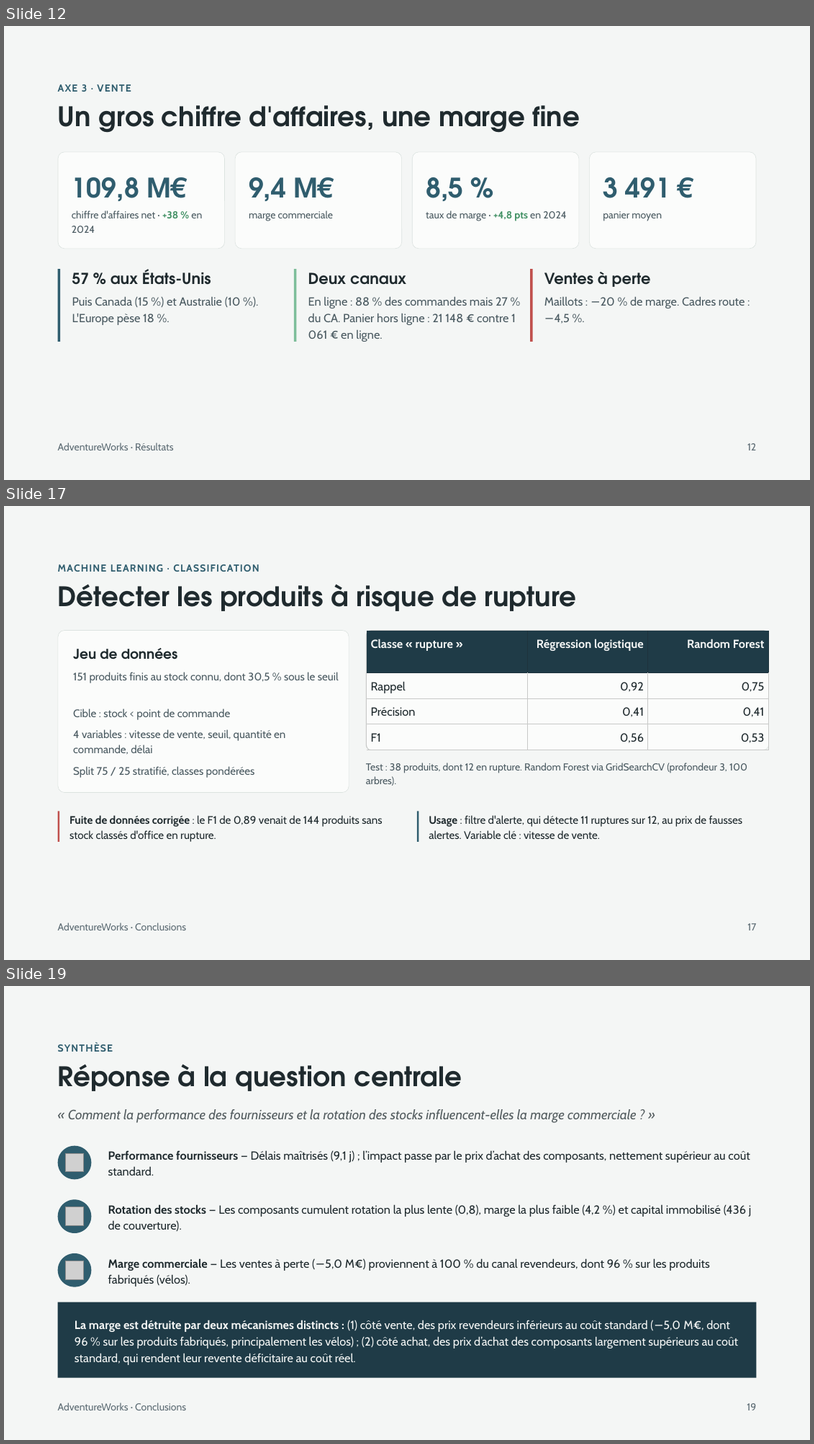
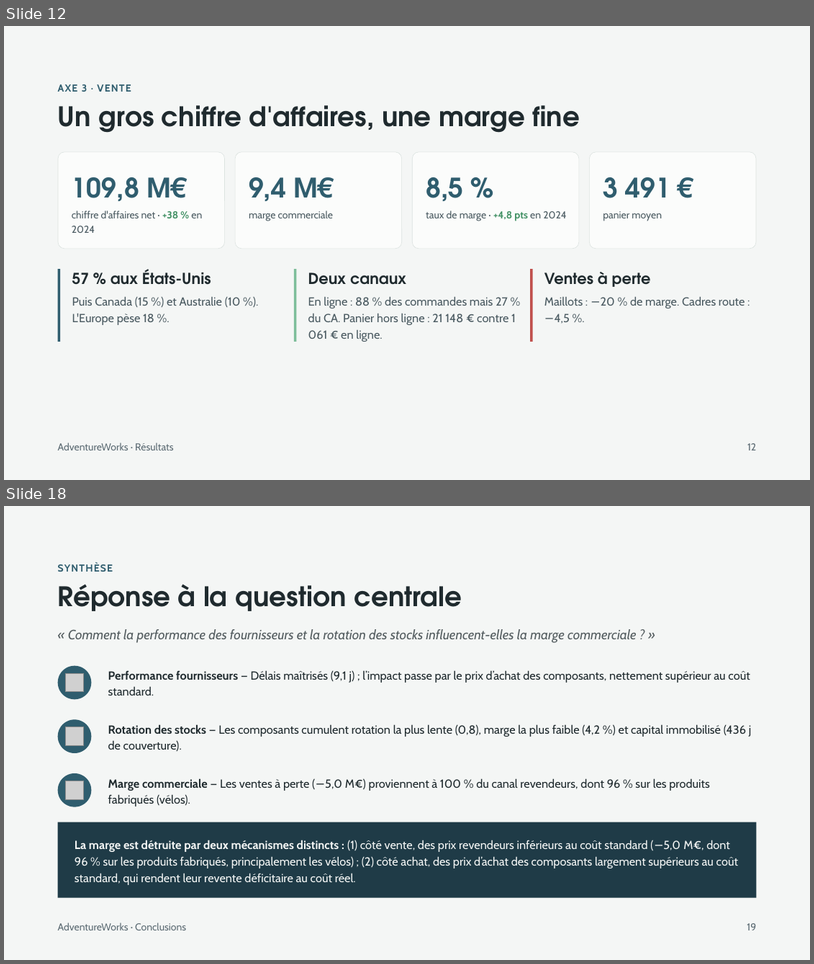
Before and after one commit to XiaoqingGdc/adventureworks-supply-chain-analysis, a slide deck: presentation/AdventureWorks_Soutenance.pptx. Shown one above the other, each under a label of ours: slides 12, 17 and 19 before the commit, slides 12 and 18 after it; the slides between them are not shown. The pictures are 814x1444 and 814x964 pixels, drawn with LibreOffice and Linux fonts; fonts in the diff are those of the drawing; grey boxes stand for pictures. Boxes give left, top, right and bottom in pixels: in the first picture for what was removed or moved away, otherwise in the second. Text is boxed around its words. In the diff, an @@ line names an element or a change of style, - is before the commit and + after.

```diff
--- a/presentation/AdventureWorks_Soutenance.pptx
+++ b/presentation/AdventureWorks_Soutenance.pptx
@@ slide 17 removed at (4, 506, 810, 960), background #F4F6F5 @@
@@ text removed at (58, 564, 259, 572) @@
-MACHINE LEARNING · CLASSIFICATION
@@ title removed at (58, 584, 576, 611) @@
-Détecter les produits à risque de rupture
@@ rounded rectangle removed at (58, 630, 349, 792) @@
@@ rounded rectangle removed at (366, 630, 770, 750) @@
@@ freeform shape removed at (366, 630, 770, 750) @@
@@ freeform shape removed at (366, 630, 770, 750) @@
@@ table removed at (367, 631, 769, 749), 4 rows, 3 columns @@
-Classe « rupture » | Régression logistique | Random Forest
-Rappel | 0,92 | 0,75
-Précision | 0,41 | 0,41
-F1 | 0,56 | 0,53
@@ text removed at (73, 648, 178, 659) @@
-Jeu de données
@@ text removed at (73, 672, 339, 683) @@
-151 produits finis au stock connu, dont 30,5 % sous le seuil
@@ text removed at (73, 708, 231, 720) @@
-Cible : stock < point de commande
@@ text removed at (73, 729, 286, 754) @@
-4 variables : vitesse de vente, seuil, quantité en commande, délai
@@ text removed at (366, 762, 748, 785) @@
-Test : 38 produits, dont 12 en rupture. Random Forest via GridSearchCV (profondeur 3, 100 arbres).
@@ text removed at (73, 766, 255, 777) @@
-Split 75 / 25 stratifié, classes pondérées
@@ line removed from (59, 811) to (59, 842) @@
@@ text removed at (70, 815, 382, 842) @@
-Fuite de données corrigée : le F1 de 0,89 venait de 144 produits sans stock classés d'office en rupture.
@@ line removed from (419, 811) to (419, 842) @@
@@ text removed at (429, 815, 743, 839) @@
-Usage : filtre d'alerte, qui détecte 11 ruptures sur 12, au prix de fausses alertes. Variable clé : vitesse de vente.
@@ text removed at (58, 922, 186, 930) @@
-AdventureWorks · Conclusions
@@ text removed at (748, 923, 756, 930) @@
-17
@@ what was slide 19 is now slide 18 @@
```
Also in this commit, not shown: 10 slides changed.
